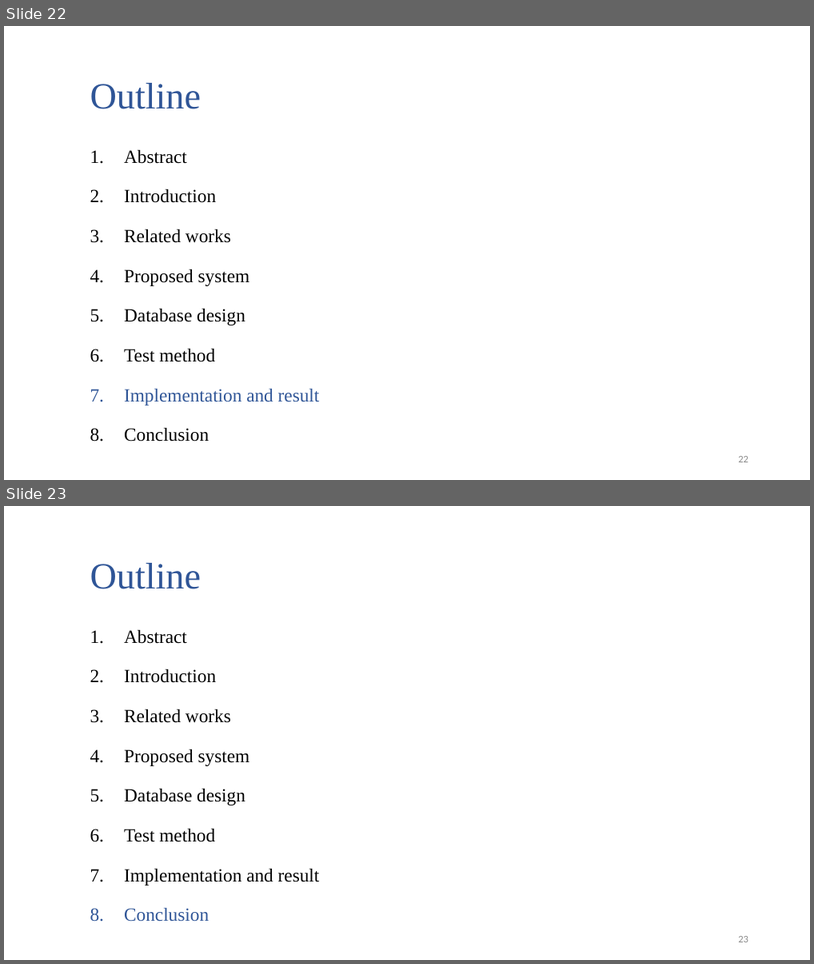
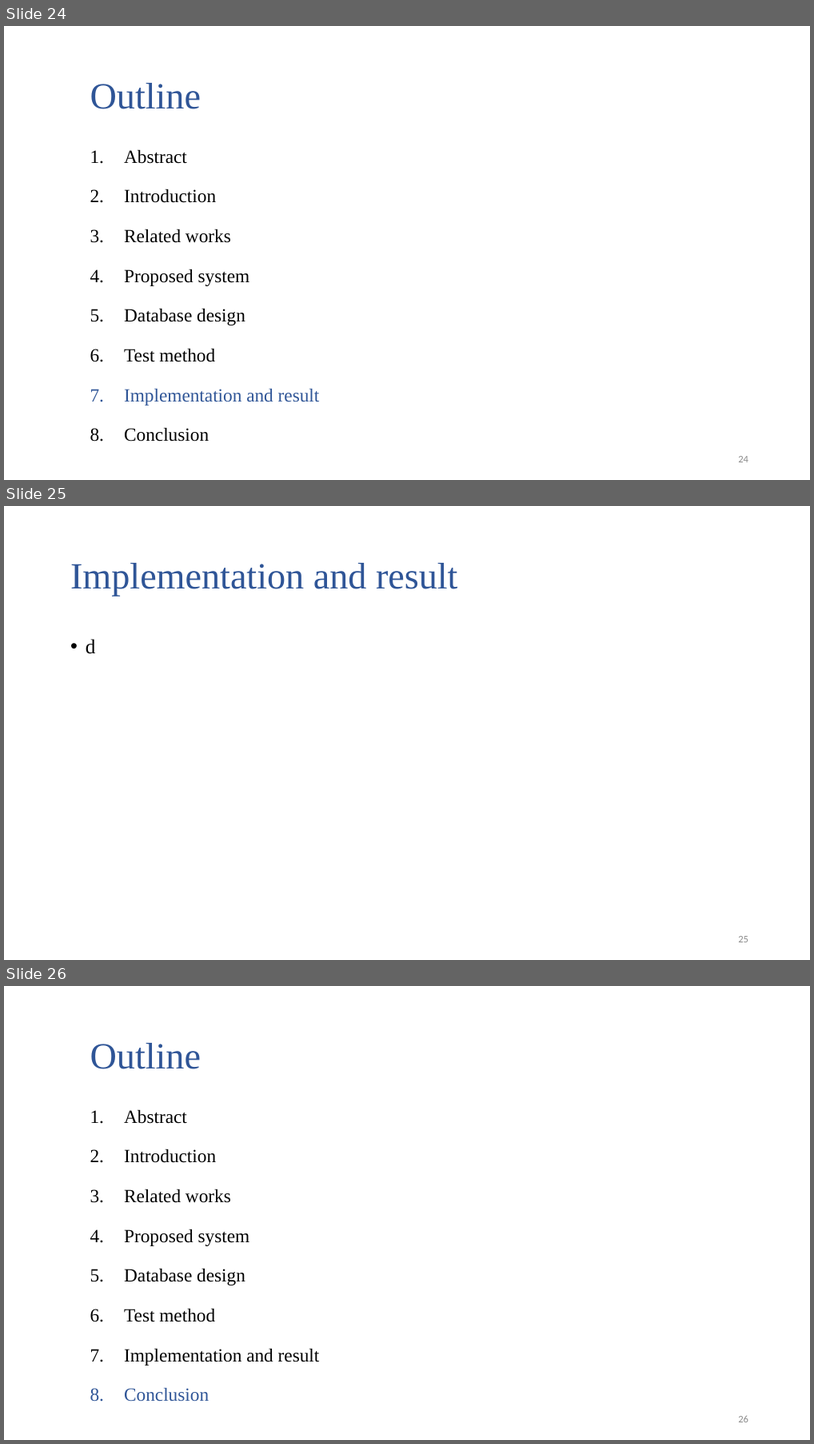
Before and after one commit to jim2832/Database-systems, a slide deck: 論文報告/A_New_Approach_to_Use_Big_Data_Tools_to_Substitute_Unstructured_Data_Warehouse.pptx. Shown one above the other, each under a label of ours: slides 22 and 23 before the commit, slides 24, 25 and 26 after it. The pictures are 814x964 and 814x1444 pixels, drawn with LibreOffice and Linux fonts; fonts in the diff are those of the drawing. Boxes give left, top, right and bottom in pixels: in the first picture for what was removed or moved away, otherwise in the second. Text is boxed around its words. In the diff, an @@ line names an element or a change of style, - is before the commit and + after.

```diff
--- a/論文報告/A_New_Approach_to_Use_Big_Data_Tools_to_Substitute_Unstructured_Data_Warehouse.pptx
+++ b/論文報告/A_New_Approach_to_Use_Big_Data_Tools_to_Substitute_Unstructured_Data_Warehouse.pptx
@@ slide 25 added at (4,506,810,960), background #FFFFFF @@
@@ title added at (70,563,458,596), 44 pt, text #2F5597 @@
+Implementation and result
@@ text added at (86,639,96,654), 24 pt, text #000000 @@
+• d
@@ page number added at (738,936,749,942), 12 pt, text #8C8C8C @@
+25
@@ what was slide 22 is now slide 24 @@
@@ page number at (738,456,749,462): text changed @@
-22
+24
@@ what was slide 23 is now slide 26 @@
@@ page number at (738,1415,749,1422): text changed @@
-23
+26
```
Also in this commit, not shown: 4 slides changed, 2 other slides added, 1 other file.
